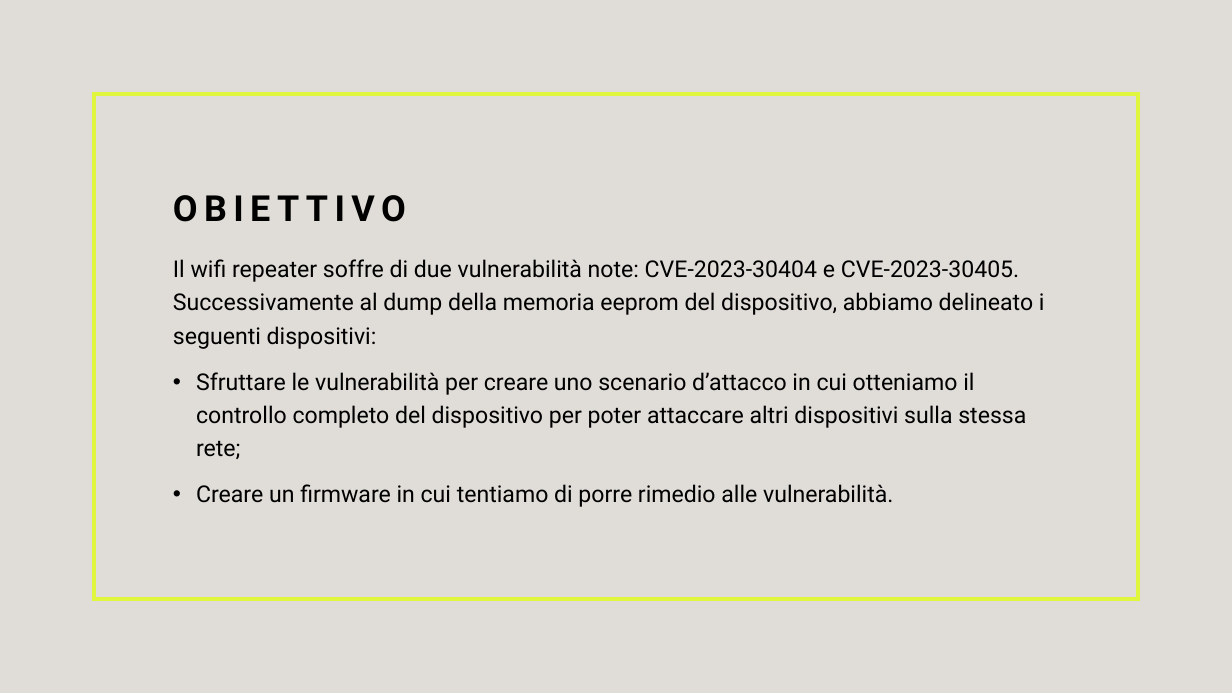
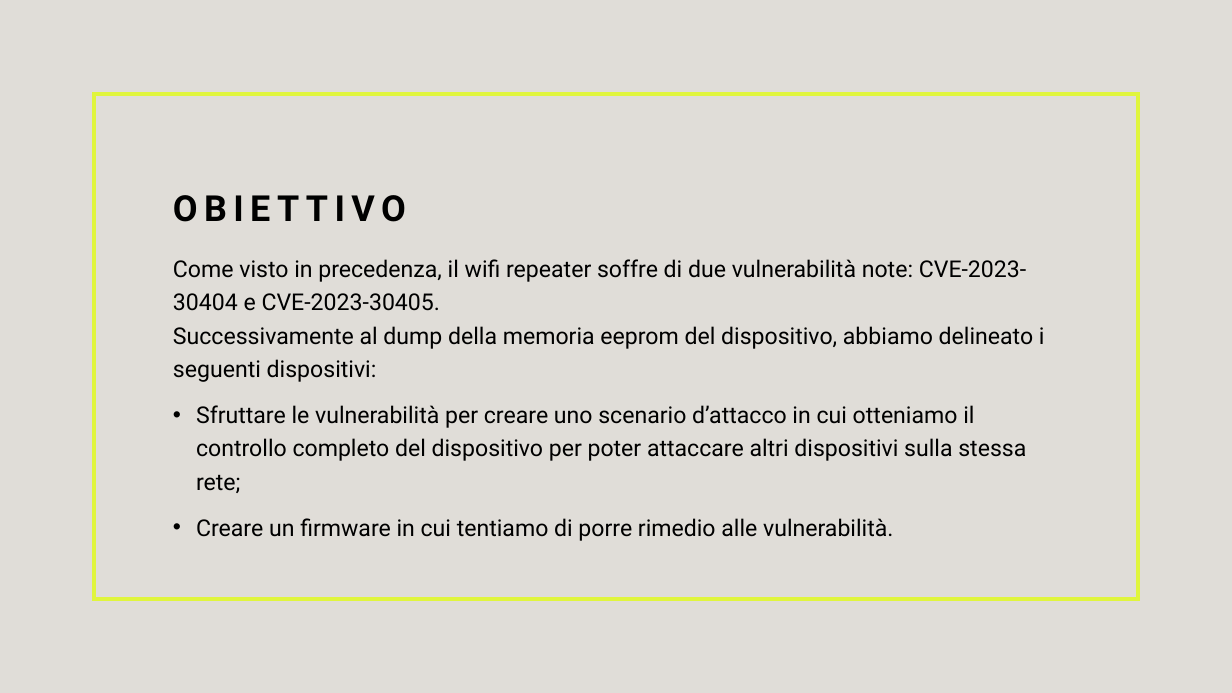
Before and after one commit to Gory-git/progetto_IoT, a slide deck: slide 3 of file/documents/CurcioRabbiaVociPresentation.pptx. Drawn at 1232x693 pixels with LibreOffice and Linux fonts; fonts in the diff are those of the drawing. Boxes give left, top, right and bottom in pixels: in the first picture for what was removed or moved away, otherwise in the second. Text is boxed around its words. In the diff, an @@ line names an element or a change of style, - is before the commit and + after.

```diff
--- a/file/documents/CurcioRabbiaVociPresentation.pptx
+++ b/file/documents/CurcioRabbiaVociPresentation.pptx
@@ text at <box>173,259,1045,382</box>: text changed @@
-Il wifi repeater soffre di due vulnerabilità note: CVE-2023-30404 e CVE-2023-30405.
-Successivamente al dump della memoria eeprom del dispositivo, abbiamo delineato i seguenti dispositivi:
+Come visto in precedenza, il wifi repeater soffre di due vulnerabilità note: CVE-2023-30404 e CVE-2023-30405.
+Successivamente al dump della memoria eeprom del dispositivo, abbiamo delineato i seguenti dispositivi:
```
Also in this commit, not shown: 1 other slide changed, 2 other files.
